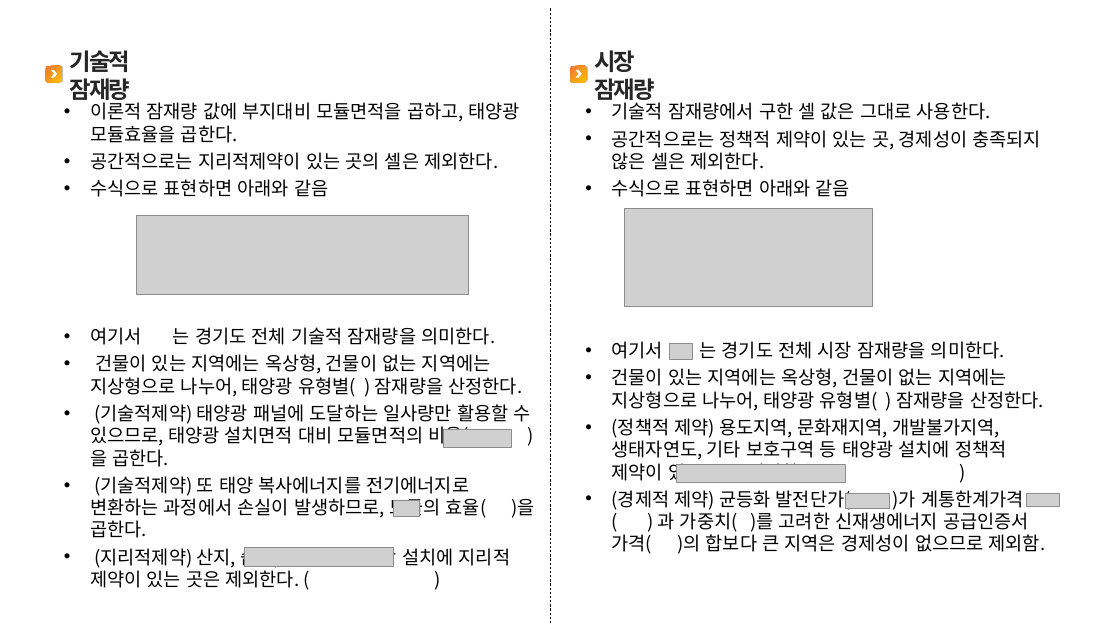
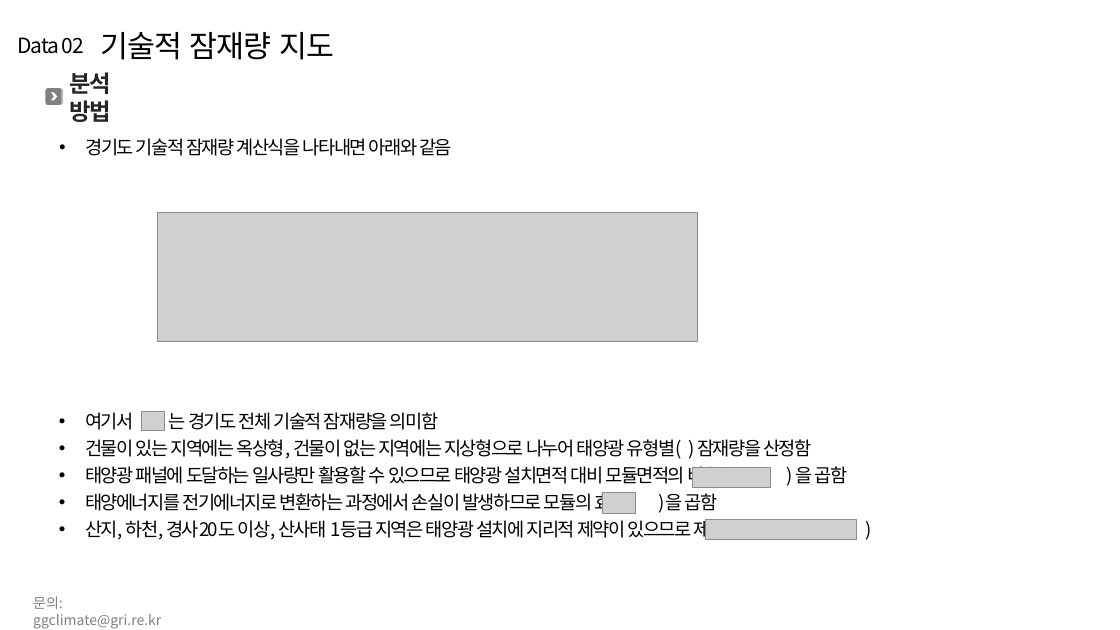
Before and after one commit to meandthey/platForm, a slide deck: slide 5 of OpenLab_DD/dataDescription/데이터 작성방법 설명_태양광잠재량.pptx (slide 2 before the commit). Drawn at 1120x630 pixels with LibreOffice and Linux fonts; fonts in the diff are those of the drawing; grey boxes stand for pictures; background and template pictures are left out. Boxes give left, top, right and bottom in pixels: in the first picture for what was removed or moved away, otherwise in the second. Text is boxed around its words. In the diff, an @@ line names an element or a change of style, - is before the commit and + after.

```diff
--- a/OpenLab_DD/dataDescription/데이터 작성방법 설명_태양광잠재량.pptx
+++ b/OpenLab_DD/dataDescription/데이터 작성방법 설명_태양광잠재량.pptx
@@ line removed from (550, 8) to (550, 623) @@
@@ text added at (18,37,84,54), 18 pt, text #000000 @@
+Data 02
@@ text at (100,32,334,60): text changed; size 20 to 26 pt; text colour #262626 to #000000; bold off @@
-기술적 잠재량
+기술적 잠재량 지도
@@ 2 rounded rectangles, 1 chevron: place and size @@
-2 rounded rectangles, 1 chevron at (45,66,63,82)
+2 rounded rectangles, 1 chevron at (45,88,63,105)
@@ rounded rectangle at (45,88,61,105): fill gradient #ED7D31 to #FFC000 to #808080 @@
@@ text added at (69,72,110,122), 20 pt, text #262626, bold @@
+분석 방법
@@ group removed at (571,50,655,104): 2 rounded rectangles, 1 text, 1 chevron @@
-시장 잠재량
@@ text removed at (612,99,1046,554) @@
-• 기술적 잠재량에서 구한 셀 값은 그대로 사용한다.
-• 공간적으로는 정책적 제약이 있는 곳, 경제성이 충족되지 않은 셀은 제외한다.
-• 수식으로 표현하면 아래와 같음
-• 여기서 는 경기도 전체 시장 잠재량을 의미한다.
-• 건물이 있는 지역에는 옥상형, 건물이 없는 지역에는 지상형으로 나누어, 태양광 유형별( ) 잠재량을 산정한다.
-• (정책적 제약) 용도지역, 문화재지역, 개발불가지역, 생태자연도, 기타 보호구역 등 태양광 설치에 정책적 제약이 있는 곳은 제외함 ( )
-• (경제적 제약) 균등화 발전단가( )가 계통한계가격( ) 과 가중치( )를 고려한 신재생에너지 공급인증서 가격( )의 합보다 큰 지역은 경제성이 없으므로 제외함.
@@ text added at (85,138,452,156), 16 pt, text #000000 @@
+• 경기도 기술적 잠재량 계산식을 나타내면 아래와 같음
@@ picture removed at (625,209,874,308) @@
@@ picture: place and size @@
-picture at (137,215,470,294)
+picture at (157,213,697,342)
@@ picture removed at (670,344,693,359) @@
@@ text at (85,412,847,542): text changed @@
-• 이론적 잠재량 값에 부지대비 모듈면적을 곱하고, 태양광 모듈효율을 곱한다.
-• 공간적으로는 지리적제약이 있는 곳의 셀은 제외한다.
-• 수식으로 표현하면 아래와 같음
-• 여기서 는 경기도 전체 기술적 잠재량을 의미한다.
-• 건물이 있는 지역에는 옥상형, 건물이 없는 지역에는 지상형으로 나누어, 태양광 유형별( ) 잠재량을 산정한다.
-• (기술적제약) 태양광 패널에 도달하는 일사량만 활용할 수 있으므로, 태양광 설치면적 대비 모듈면적의 비율( )을 곱한다.
-• (기술적제약) 또 태양 복사에너지를 전기에너지로 변환하는 과정에서 손실이 발생하므로, 모듈의 효율( )을 곱한다.
-• (지리적제약) 산지, 습지, 하천 등 태양광 설치에 지리적 제약이 있는 곳은 제외한다. ( )
+• 여기서 는 경기도 전체 기술적 잠재량을 의미함
+• 건물이 있는 지역에는 옥상형, 건물이 없는 지역에는 지상형으로 나누어 태양광 유형별( ) 잠재량을 산정함
+• 태양광 패널에 도달하는 일사량만 활용할 수 있으므로 태양광 설치면적 대비 모듈면적의 비율( ) 을 곱함
+• 태양에너지를 전기에너지로 변환하는 과정에서 손실이 발생하므로 모듈의 효율( )을 곱함
+• 산지, 하천, 경사20도 이상, 산사태 1등급 지역은 태양광 설치에 지리적 제약이 있으므로 제외함 ( )
@@ picture: place and size @@
-picture at (444,429,513,447)
+picture at (141,412,164,431)
@@ picture removed at (676,465,846,483) @@
@@ picture: place and size @@
-picture at (245,547,393,567)
+picture at (692,467,770,487)
@@ picture: place and size @@
-picture at (393,500,419,517)
+picture at (602,493,635,513)
@@ picture removed at (845,493,890,509) @@
@@ picture removed at (1027,493,1060,506) @@
@@ picture added at (706,520,856,540) @@
@@ text added at (33,596,161,629), 12 pt, text #808080 @@
+문의: ggclimate@gri.re.kr
```
Also in this commit, not shown: 3 other slides changed, 4 slides added, 11 other files.
